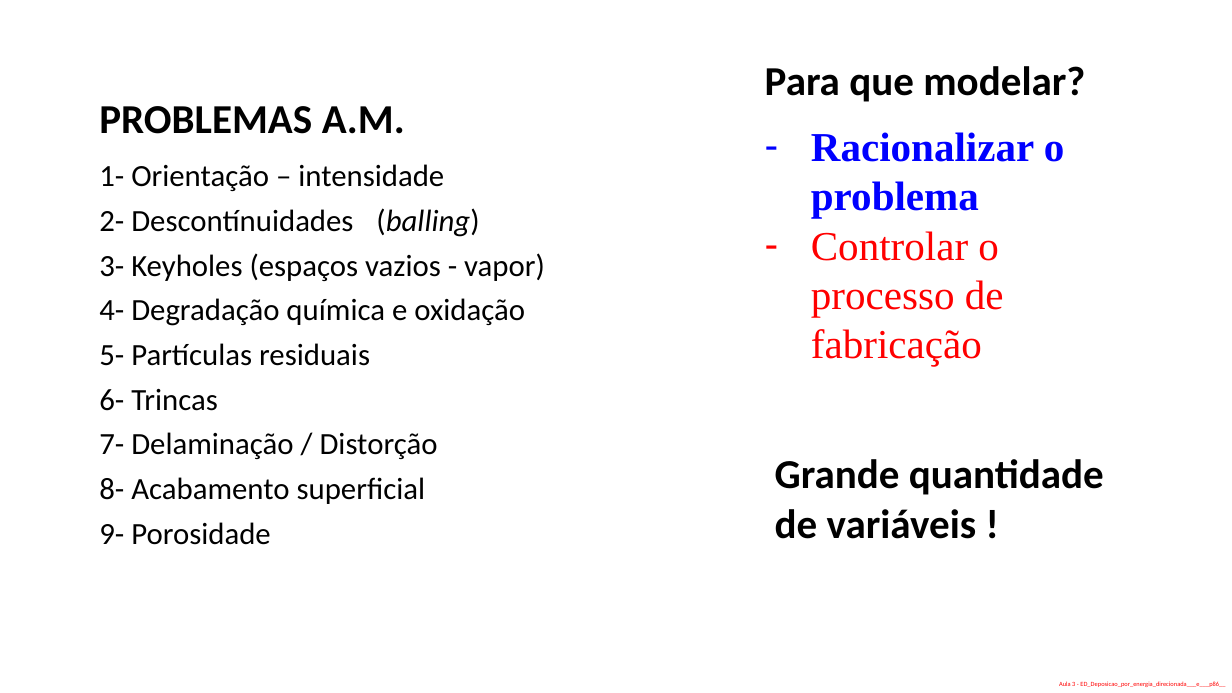
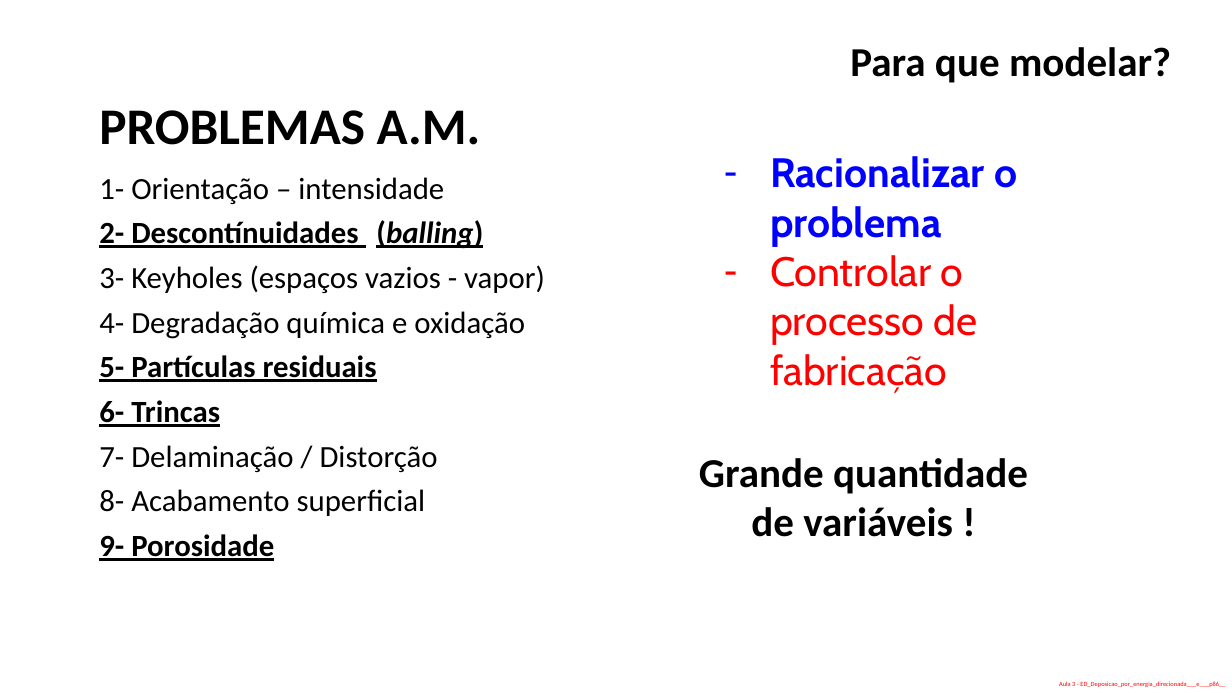
Before and after one commit to grossiRM/AM_FEG, a slide deck: slide 8 of Plano_V02_iii_AM_FEG/d.pptx (slide 3 before the commit). Drawn at 1232x693 pixels with LibreOffice and Linux fonts; fonts in the diff are those of the drawing. Boxes give left, top, right and bottom in pixels: in the first picture for what was removed or moved away, otherwise in the second. Text is boxed around its words. In the diff, an @@ line names an element or a change of style, - is before the commit and + after.

```diff
--- a/Plano_V02_iii_AM_FEG/d.pptx
+++ b/Plano_V02_iii_AM_FEG/d.pptx
@@ text added at box(850, 47, 1171, 83), 32 pt, text #000000, bold @@
+Para que modelar?
@@ text at box(765, 66, 1085, 102): paragraph removed @@
-Para que modelar?
@@ text at box(99, 110, 483, 561): size 32 to 40 pt in "PROBLEMAS A.M."; bold on, underline on in "2- Descontínuidades (balling)", "5- Partículas residuais", "6- Trincas", "9- Porosidade" @@
@@ text "Racionalizar o problema": place and size @@
-text "Racionalizar o problema" at box(765, 66, 1085, 366)
+text "Racionalizar o problema" at box(770, 156, 1017, 393)
@@ text "Racionalizar o problema" at box(770, 156, 1017, 393): font Times New Roman to Cabin @@
@@ text "Grande quantidade de variáveis !": place and size @@
-text "Grande quantidade de variáveis !" at box(775, 459, 1104, 539)
+text "Grande quantidade de variáveis !" at box(699, 458, 1028, 537)
@@ text "Grande quantidade de variáveis !" at box(699, 458, 1028, 537): alignment left to centre @@
```
Also in this commit, not shown: 10 other slides changed, 10 slides added, 2 slides removed, 7 other files.
